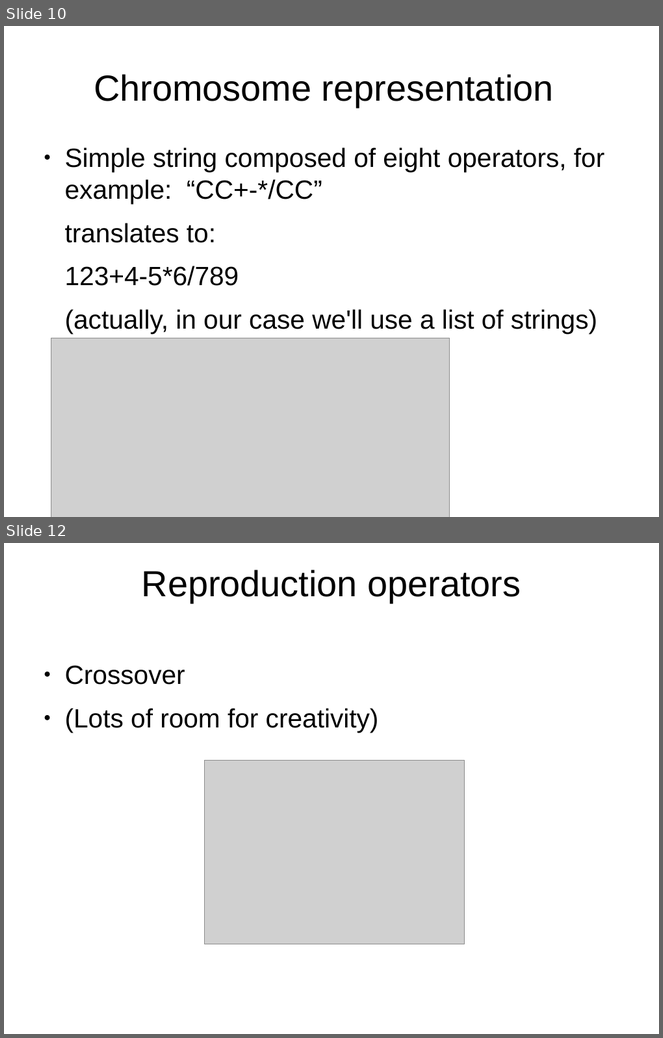
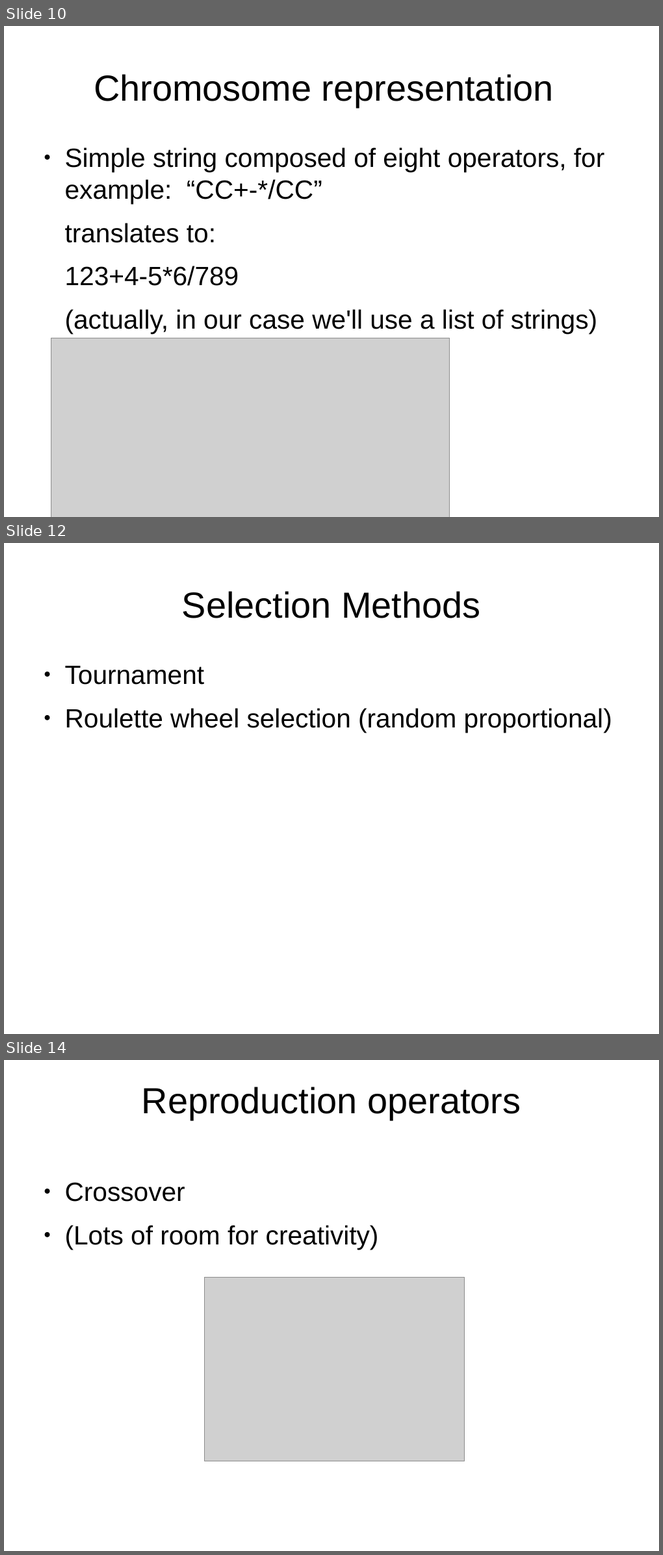
Before and after one commit to philtomson/OSBridge2012Talk, a slide deck: OSBridge2012.odp. Shown one above the other, each under a label of ours: slides 10 and 12 before the commit, slides 10, 12 and 14 after it; the slides between them are not shown. The pictures are 663x1038 and 663x1555 pixels, drawn with LibreOffice and Linux fonts; fonts in the diff are those of the drawing; grey boxes stand for pictures. Boxes give left, top, right and bottom in pixels: in the first picture for what was removed or moved away, otherwise in the second. Text is boxed around its words. In the diff, an @@ line names an element or a change of style, - is before the commit and + after.

```diff
--- a/OSBridge2012.odp
+++ b/OSBridge2012.odp
@@ slide 12 added at bbox=[4, 543, 659, 1034], background #FFFFFF @@
@@ title added at bbox=[182, 591, 480, 618], 44 pt, text #000000 @@
+Selection Methods
@@ text added at bbox=[65, 666, 612, 733], 32 pt, text #000000 @@
+● Tournament
+● Roulette wheel selection (random proportional)
@@ what was slide 12 is now slide 14 @@
```
Also in this commit, not shown: 2 slides changed, 3 other slides added, 1 slide removed, 2 other files.
